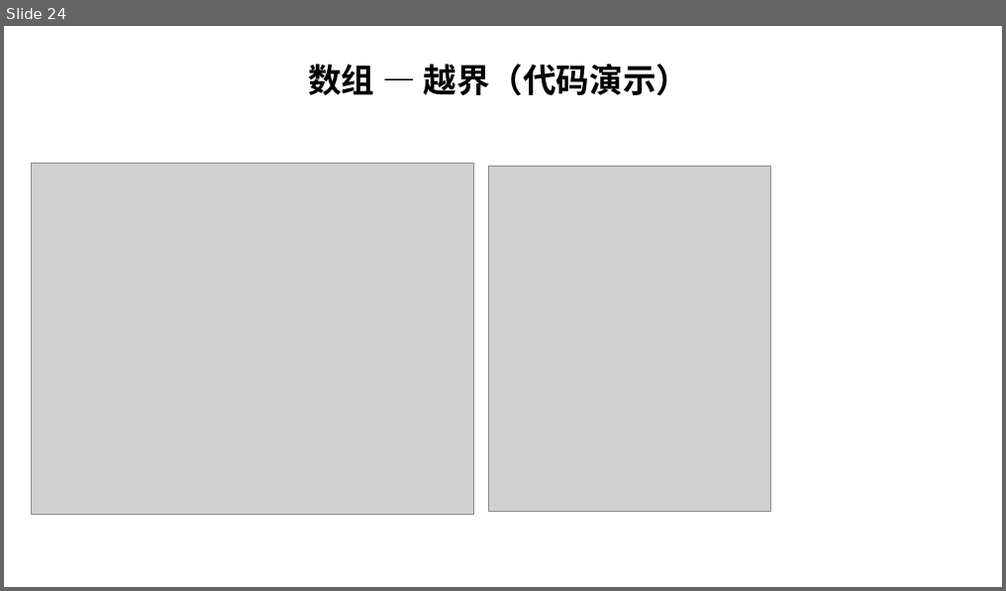
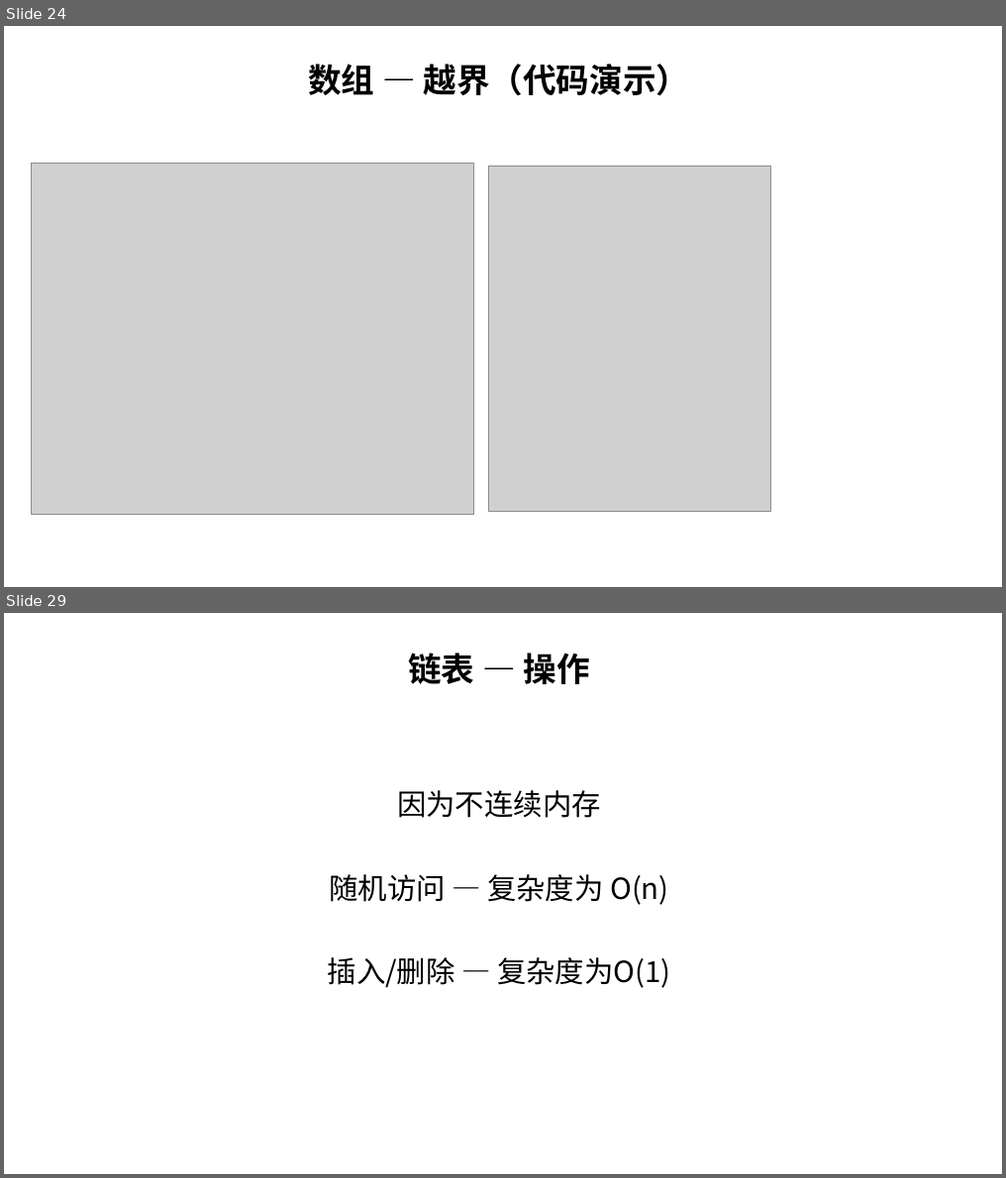
Before and after one commit to sunchong/ALG, a slide deck: ALG/docs/数据结构与算法.pptx. Shown one above the other, each under a label of ours: slide 24 before the commit, slides 24 and 29 after it; the slides between them are not shown. The pictures are 1006x591 and 1006x1178 pixels, drawn with LibreOffice and Linux fonts; fonts in the diff are those of the drawing; grey boxes stand for pictures. Boxes give left, top, right and bottom in pixels: in the first picture for what was removed or moved away, otherwise in the second. Text is boxed around its words. In the diff, an @@ line names an element or a change of style, - is before the commit and + after.

```diff
--- a/ALG/docs/数据结构与算法.pptx
+++ b/ALG/docs/数据结构与算法.pptx
@@ slide 29 added at (4, 613, 1002, 1174), background #FFFFFF @@
@@ subtitle added at (408, 653, 589, 684), 32 pt, text #000000, bold @@
+链表 — 操作
@@ text added at (328, 790, 670, 988), 28 pt, text #000000 @@
+因为不连续内存
+随机访问 — 复杂度为 O(n)
+插入/删除 — 复杂度为O(1)
```
Also in this commit, not shown: 8 slides changed, 6 other slides added, 2 slides removed.
